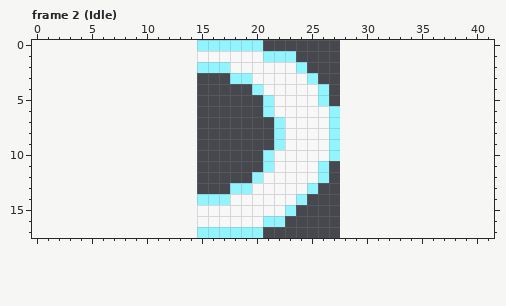
Two states of a pixel-art file, 2D Platformer/Assets/Sprites/Effects/SwordSlash.aseprite. This is how it looked before the edit.
13x18 pixels, 2 frames. Shown: frame 2 (Idle). The old version is drawn lined up with the new one, on the new canvas. The commit also changed other frames, which this record leaves out.
New version:
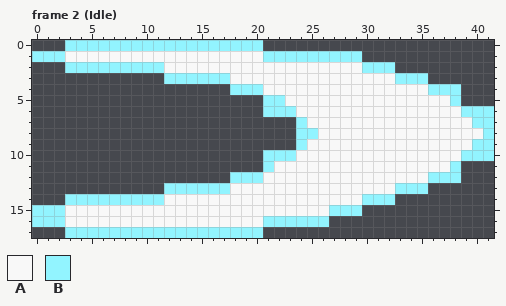
Palette (. is transparent): A #f8f8f8  B #92f4ff
The exact change:
canvas 13x18 -> 42x18, the old top-left corner now at 15,0
Frame 2 (Idle):
The author put colour A in row 1 at x 3 to 14; in row 2 at x 12 to 14 and 25 to 29; in row 3 at x 26 to 32; in row 4 at x 27 to 35; in row 5 at x 27 to 37; in row 6 at x 28 to 38.
The author put colour A in row 7 at x 28 to 39; in row 8 at x 28 to 40; in row 9 at x 28 to 39; in row 10 at x 28 to 38; in row 11 at x 27 to 37; in row 12 at x 27 to 35.
The author put colour A in row 13 at x 26 to 32; in row 14 at x 12 to 14 and 25 to 29; in row 15 at x 3 to 14 and 24 to 26; in row 16 at x 3 to 14.
Colour B becomes colour A in row 2 at x 15 to 17 and 24; in row 3 at x 18 to 19 and 25; in rows 4 to 5 at x 26; in rows 6 to 10 at x 27; in rows 11 to 12 at x 26; in row 13 at x 18 to 19 and 25.
Colour B becomes colour A in row 14 at x 15 to 17 and 24; in row 15 at x 23.
The author put colour B in row 0 at x 3 to 14; in row 1 at x 0 to 2 and 24 to 29; in row 2 at x 3 to 11 and 30 to 32; in row 3 at x 12 to 17 and 33 to 35; in row 4 at x 18 to 19 and 36 to 38; in row 5 at x 38.
The author put colour B in row 6 at x 39 to 41; in row 7 at x 40 to 41; in row 8 at x 41; in row 9 at x 40 to 41; in row 10 at x 39 to 41; in row 11 at x 38.
The author put colour B in row 12 at x 18 to 19 and 36 to 38; in row 13 at x 12 to 17 and 33 to 35; in row 14 at x 3 to 11 and 30 to 32; in row 15 at x 0 to 2 and 27 to 29; in row 16 at x 0 to 2 and 23 to 26; in row 17 at x 3 to 14.
Colour A becomes colour B in row 5 at x 22; in row 6 at x 22 to 23; in row 7 at x 24; in row 8 at x 24 to 25; in row 9 at x 24; in row 10 at x 22 to 23.
The author cleared colour A in rows 7 to 9 at x 23.
The author cleared colour B in rows 7 to 9 at x 22.
